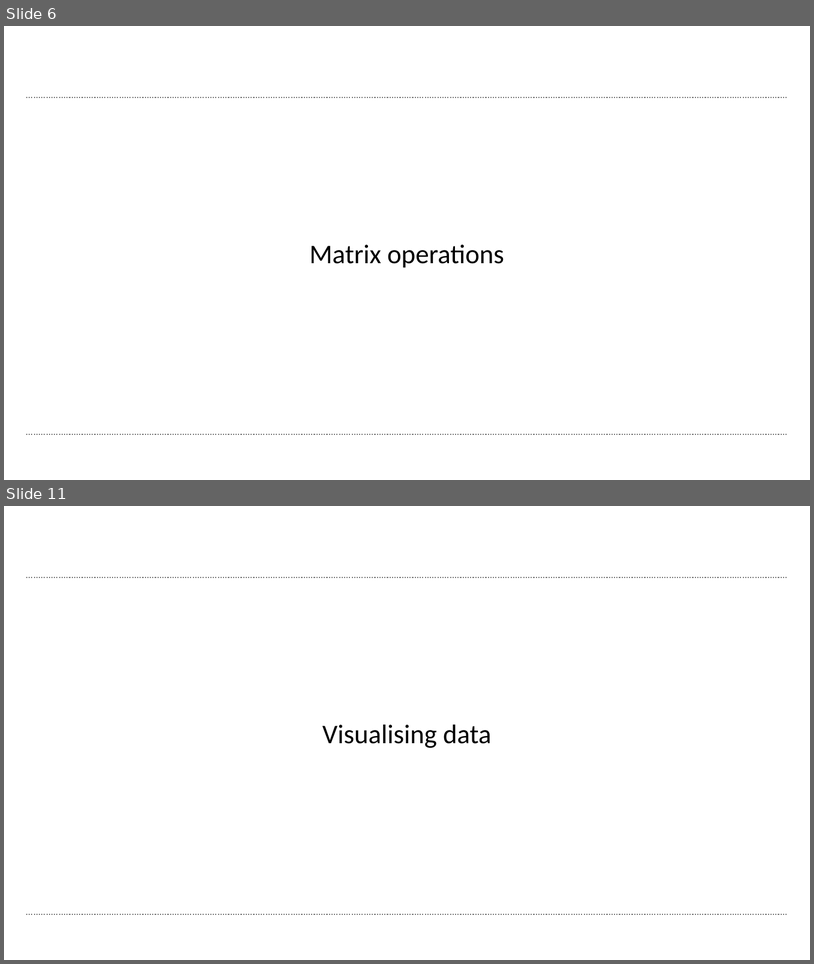
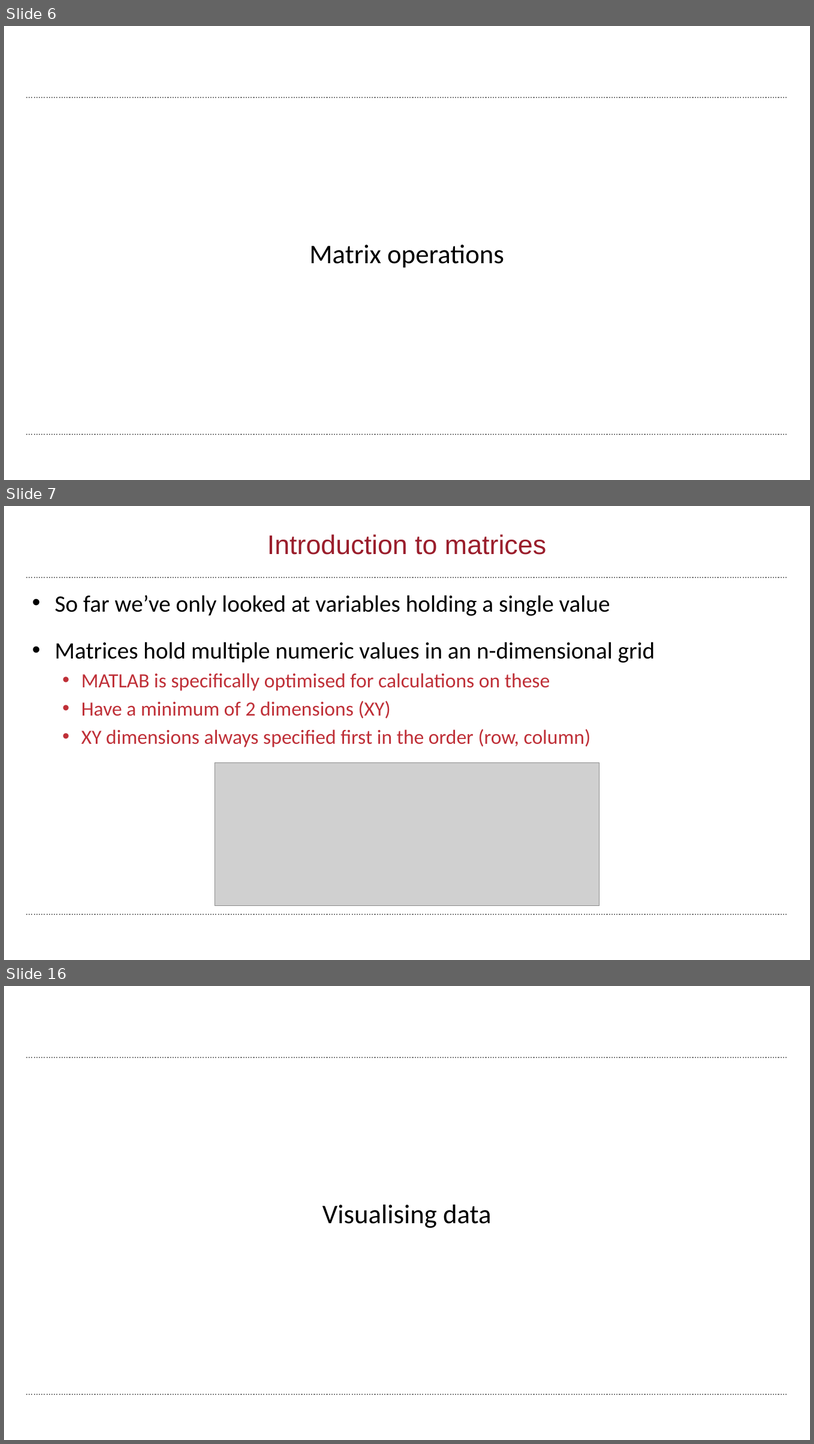
Before and after one commit to wbif-bristol/MATLAB-course, a slide deck: Session 2 - Matrices and image processing/MATLAB Session 2.pptx. Shown one above the other, each under a label of ours: slides 6 and 11 before the commit, slides 6, 7 and 16 after it; the slides between them are not shown. The pictures are 814x964 and 814x1444 pixels, drawn with LibreOffice and Linux fonts; fonts in the diff are those of the drawing; grey boxes stand for pictures; background and template pictures are left out. Boxes give left, top, right and bottom in pixels: in the first picture for what was removed or moved away, otherwise in the second. Text is boxed around its words. In the diff, an @@ line names an element or a change of style, - is before the commit and + after.

```diff
--- a/Session 2 - Matrices and image processing/MATLAB Session 2.pptx
+++ b/Session 2 - Matrices and image processing/MATLAB Session 2.pptx
@@ slide 7 added at bbox=[4, 506, 810, 960], background #FFFFFF; not listed: 2 template elements that a slide beside it also shows @@
@@ title added at bbox=[267, 534, 546, 555], 32 pt, text #9A1D2B @@
+Introduction to matrices
@@ text added at bbox=[55, 595, 656, 747], 24 pt, text #BF2F37 @@
+• So far we’ve only looked at variables holding a single value
+• Matrices hold multiple numeric values in an n-dimensional grid
+  • MATLAB is specifically optimised for calculations on these
+  • Have a minimum of 2 dimensions (XY)
+  • XY dimensions always specified first in the order (row, column)
@@ picture added at bbox=[215, 762, 599, 905] @@
@@ what was slide 11 is now slide 16 @@
```
Also in this commit, not shown: 14 slides changed, 4 other slides added, 3 other files.
